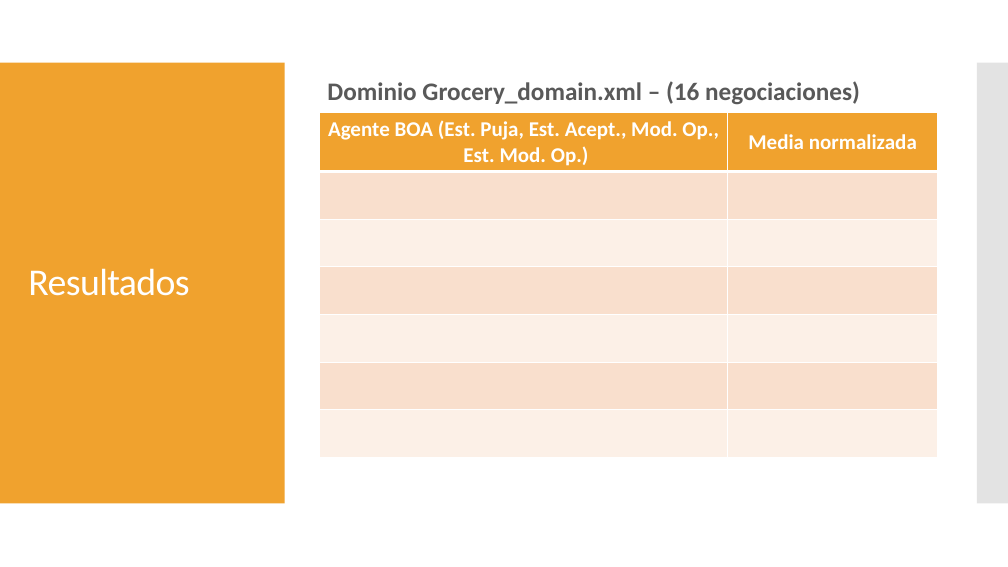
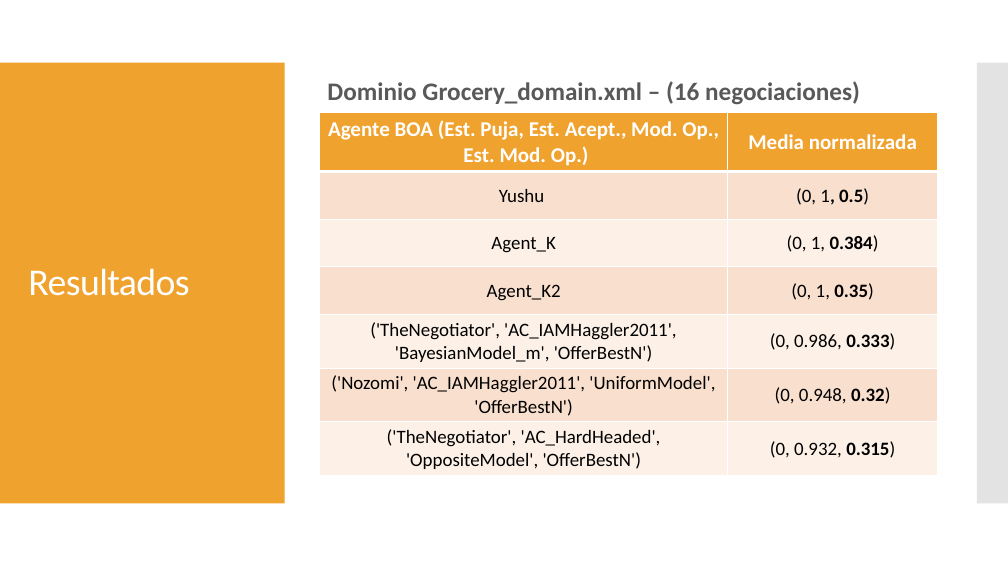
Before and after one commit to luiserh1/NGA, a slide deck: slide 11 of Optimización de Agentes Bilaterales con BOA.pptx. Drawn at 1008x567 pixels with LibreOffice and Linux fonts; fonts in the diff are those of the drawing. Boxes give left, top, right and bottom in pixels: in the first picture for what was removed or moved away, otherwise in the second. Text is boxed around its words. In the diff, an @@ line names an element or a change of style, - is before the commit and + after.

```diff
--- a/Optimización de Agentes Bilaterales con BOA.pptx
+++ b/Optimización de Agentes Bilaterales con BOA.pptx
@@ table at [320,113,938,473] @@
-row 2, column 1: 
+row 2, column 1: Yushu
-row 2, column 2: 
+row 2, column 2: (0, 1, 0.5)
-row 3, column 1: 
+row 3, column 1: Agent_K
-row 3, column 2: 
+row 3, column 2: (0, 1, 0.384)
-row 4, column 1: 
+row 4, column 1: Agent_K2
-row 4, column 2: 
+row 4, column 2: (0, 1, 0.35)
-row 5, column 1: 
+row 5, column 1: ('TheNegotiator', 'AC_IAMHaggler2011', 'BayesianModel_m', 'OfferBestN')
-row 5, column 2: 
+row 5, column 2: (0, 0.986, 0.333)
-row 6, column 1: 
+row 6, column 1: ('Nozomi', 'AC_IAMHaggler2011', 'UniformModel', 'OfferBestN')
-row 6, column 2: 
+row 6, column 2: (0, 0.948, 0.32)
-row 7, column 1: 
+row 7, column 1: ('TheNegotiator', 'AC_HardHeaded', 'OppositeModel', 'OfferBestN')
-row 7, column 2: 
+row 7, column 2: (0, 0.932, 0.315)
```
Also in this commit, not shown: 3 other slides changed.
